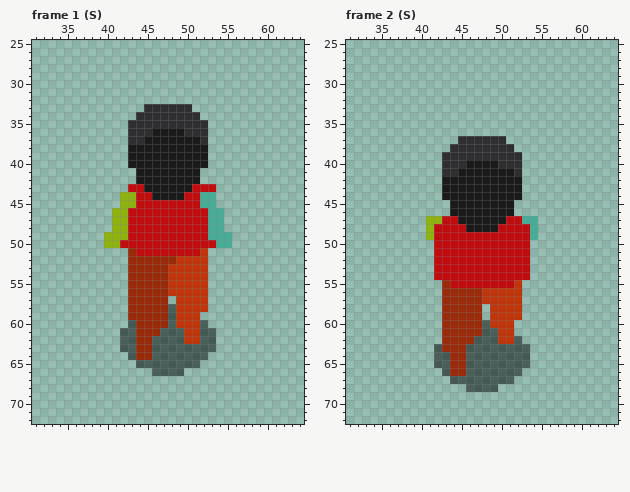
A pixel-art file gets an edit: Dibujo/IDEAS/Lux/JUGADOR/Jugador-Ataque-Cabeza.aseprite. Above, as it was before the edit.
100x100 pixels, 16 frames. Shown: frame 1 (S): x 31..64, y 25..72; frame 2 (S): x 31..64, y 25..72. The commit also changed other frames, which this record leaves out.
The result:
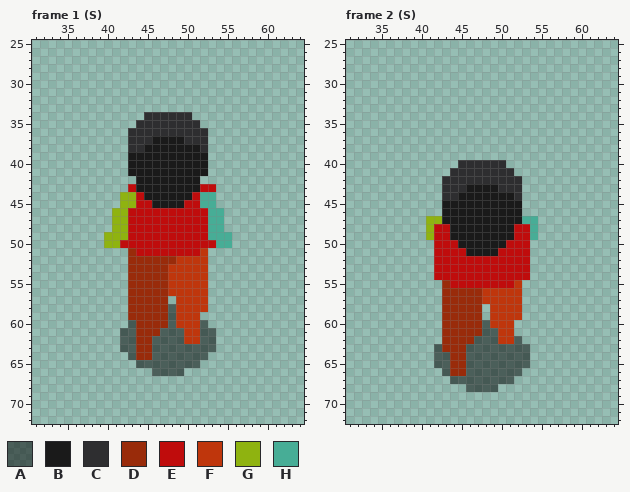
Palette (. is transparent): A #00000080  B #1a1a1a  C #2e2e30  D #992b0a  E #bf0c0c  F #bf360c  G #8fb310  H #47ad96
Change:
{"where": "frame 1 (S), layer \"Cabeza\""}
{"frame":1,"y":33,"x":45,"old":"CCCCCC","new":"......"}
{"frame":1,"y":34,"x":44,"old":"C","new":"."}
{"frame":1,"y":34,"x":51,"old":"C","new":"."}
{"frame":1,"y":35,"x":43,"old":"C","new":"."}
{"frame":1,"y":35,"x":52,"old":"C","new":"."}
{"frame":1,"y":36,"x":46,"old":"BBBB","new":"CCCC"}
{"frame":1,"y":37,"x":45,"old":"B","new":"C"}
{"frame":1,"y":37,"x":50,"old":"BB","new":"CC"}
{"frame":1,"y":38,"x":43,"old":"BB","new":"CC"}
{"frame":1,"y":38,"x":52,"old":"B","new":"C"}
{"frame":1,"y":41,"x":43,"old":".","new":"B"}
{"frame":1,"y":41,"x":52,"old":".","new":"B"}
{"frame":1,"y":43,"x":44,"old":"E","new":"B"}
{"frame":1,"y":43,"x":51,"old":"E","new":"B"}
{"frame":1,"y":44,"x":45,"old":"E","new":"B"}
{"frame":1,"y":44,"x":50,"old":"E","new":"B"}
{"frame":1,"y":45,"x":46,"old":"EEEE","new":"BBBB"}
{"where": "frame 2 (S), layer \"Cabeza\""}
{"frame":2,"y":37,"x":45,"old":"CCCCCC","new":"......"}
{"frame":2,"y":38,"x":44,"old":"CCCCCCCC","new":"........"}
{"frame":2,"y":39,"x":43,"old":"CCCCCCCCCC","new":".........."}
{"frame":2,"y":40,"x":43,"old":"CC","new":".."}
{"frame":2,"y":40,"x":46,"old":"BBBB","new":"CCCC"}
{"frame":2,"y":40,"x":51,"old":"CC","new":".."}
{"frame":2,"y":41,"x":43,"old":"C","new":"."}
{"frame":2,"y":41,"x":45,"old":"BBBBBBBC","new":"CCCCCCC."}
{"frame":2,"y":42,"x":43,"old":"BBBBBBBBBB","new":"CCCCCCCCCC"}
{"frame":2,"y":43,"x":43,"old":"BBB","new":"CCC"}
{"frame":2,"y":43,"x":50,"old":"BBB","new":"CCC"}
{"frame":2,"y":44,"x":43,"old":"BB","new":"CC"}
{"frame":2,"y":44,"x":52,"old":"B","new":"C"}
{"frame":2,"y":45,"x":43,"old":".","new":"B"}
{"frame":2,"y":45,"x":52,"old":".","new":"B"}
{"frame":2,"y":46,"x":43,"old":".","new":"B"}
{"frame":2,"y":46,"x":52,"old":".","new":"B"}
{"frame":2,"y":47,"x":43,"old":"EE","new":"BB"}
{"frame":2,"y":47,"x":51,"old":"EE","new":"BB"}
{"frame":2,"y":48,"x":44,"old":"EE","new":"BB"}
{"frame":2,"y":48,"x":50,"old":"EE","new":"BB"}
{"frame":2,"y":49,"x":44,"old":"EEEEEEEE","new":"BBBBBBBB"}
{"frame":2,"y":50,"x":45,"old":"EEEEEE","new":"BBBBBB"}
{"frame":2,"y":51,"x":46,"old":"EEEE","new":"BBBB"}
